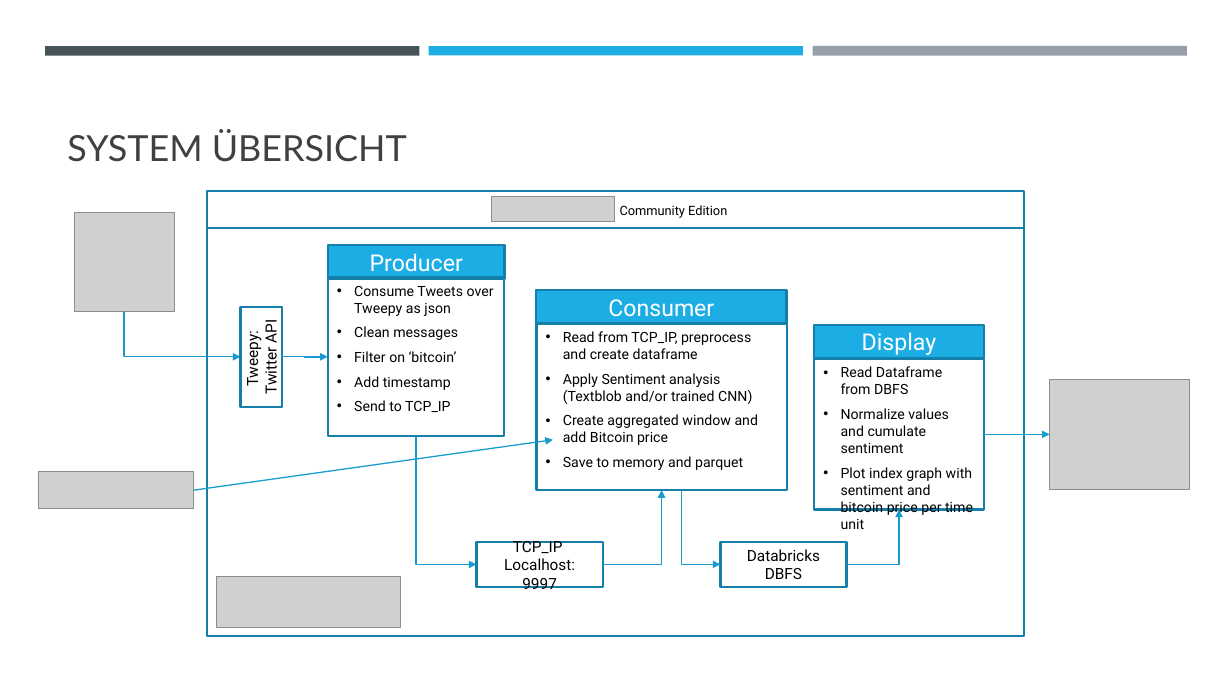
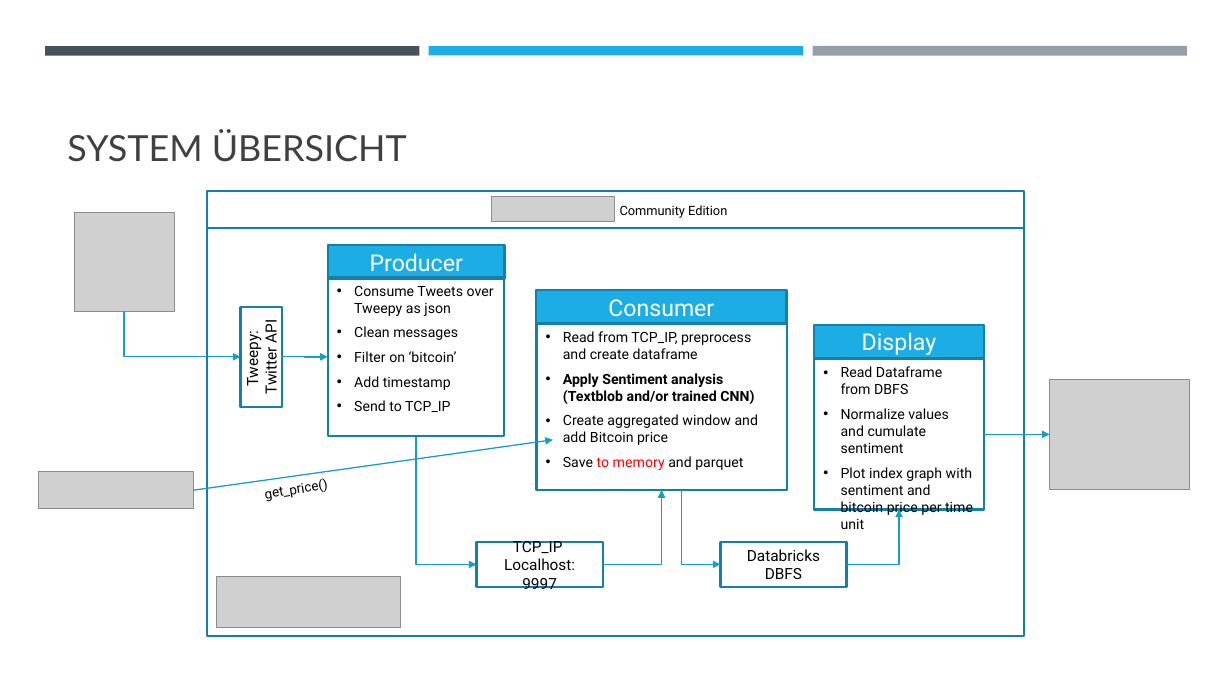
Before and after one commit to alexweltgeist/twitter_bitcoin, a slide deck: slide 3 of BitcoinPreisundTweets_v02.pptx. Drawn at 1232x693 pixels with LibreOffice and Linux fonts; fonts in the diff are those of the drawing; grey boxes stand for pictures. Boxes give left, top, right and bottom in pixels: in the first picture for what was removed or moved away, otherwise in the second. Text is boxed around its words. In the diff, an @@ line names an element or a change of style, - is before the commit and + after.

```diff
--- a/BitcoinPreisundTweets_v02.pptx
+++ b/BitcoinPreisundTweets_v02.pptx
@@ text in rectangle at bbox=[563, 373, 754, 470]: bold on in "Apply Sentiment analysis (Textblob and/or trained CNN)"; text colour #000000 to #FF0000 in "to memory" @@
@@ text added at bbox=[265, 483, 312, 502], 10.5 pt, text #000000 @@
+get_price()
```
Also in this commit, not shown: 4 other slides changed, 1 slide removed.
